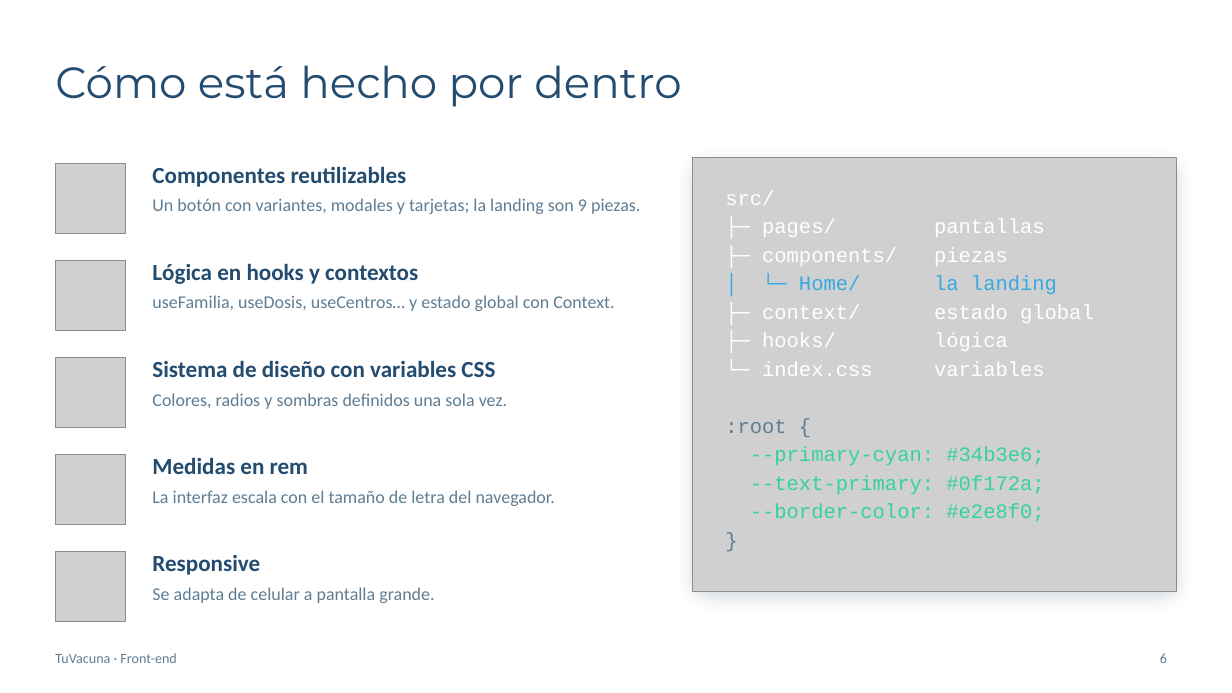
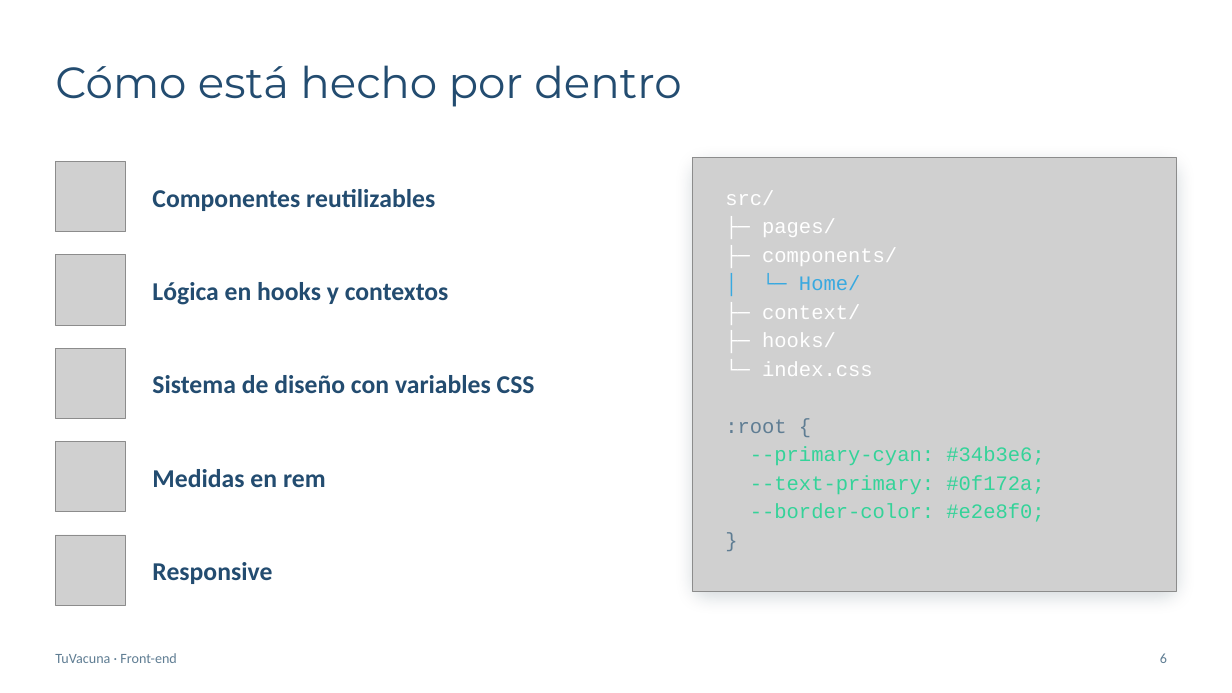
Before and after one commit to lunaezer/tuvacuna, a slide deck: slide 6 of tu vacuna/Presentacion-TuVacuna-Front.pptx. Drawn at 1232x693 pixels with LibreOffice and Linux fonts; fonts in the diff are those of the drawing; grey boxes stand for pictures; background and template pictures are left out. Boxes give left, top, right and bottom in pixels: in the first picture for what was removed or moved away, otherwise in the second. Text is boxed around its words. In the diff, an @@ line names an element or a change of style, - is before the commit and + after.

```diff
--- a/tu vacuna/Presentacion-TuVacuna-Front.pptx
+++ b/tu vacuna/Presentacion-TuVacuna-Front.pptx
@@ size 18 to 20 pt in 5 elements at box(152, 562, 272, 584), box(152, 469, 326, 487), box(152, 375, 535, 393), box(152, 282, 449, 305), box(152, 189, 435, 211) @@
@@ text "Componentes reutilizables": place and size @@
-text "Componentes reutilizables" at box(152, 166, 407, 187)
+text "Componentes reutilizables" at box(152, 189, 435, 211)
@@ text removed at box(152, 198, 640, 214) @@
-Un botón con variantes, modales y tarjetas; la landing son 9 piezas.
@@ text at box(762, 220, 897, 376): text changed @@
-├─ pages/ pantallas
-├─ components/ piezas
-│ └─ Home/ la landing
-├─ context/ estado global
-├─ hooks/ lógica
-└─ index.css variables
+├─ pages/
+├─ components/
+│ └─ Home/
+├─ context/
+├─ hooks/
+└─ index.css
@@ picture: place and size @@
-picture at box(55, 261, 126, 331)
+picture at box(55, 255, 126, 325)
@@ text removed at box(152, 295, 614, 311) @@
-useFamilia, useDosis, useCentros… y estado global con Context.
@@ picture: place and size @@
-picture at box(55, 358, 126, 428)
+picture at box(55, 348, 126, 419)
@@ text removed at box(152, 393, 507, 409) @@
-Colores, radios y sombras definidos una sola vez.
@@ picture: place and size @@
-picture at box(55, 455, 126, 525)
+picture at box(55, 442, 126, 512)
@@ text removed at box(152, 490, 555, 506) @@
-La interfaz escala con el tamaño de letra del navegador.
@@ picture: place and size @@
-picture at box(55, 552, 126, 622)
+picture at box(55, 535, 126, 605)
@@ text "Responsive": place and size @@
-text "Responsive" at box(152, 555, 260, 575)
+text "Responsive" at box(152, 562, 272, 584)
@@ text removed at box(152, 587, 434, 603) @@
-Se adapta de celular a pantalla grande.
```
Also in this commit, not shown: 6 other slides changed, 6 slides added, 3 slides removed, 8 other files.
